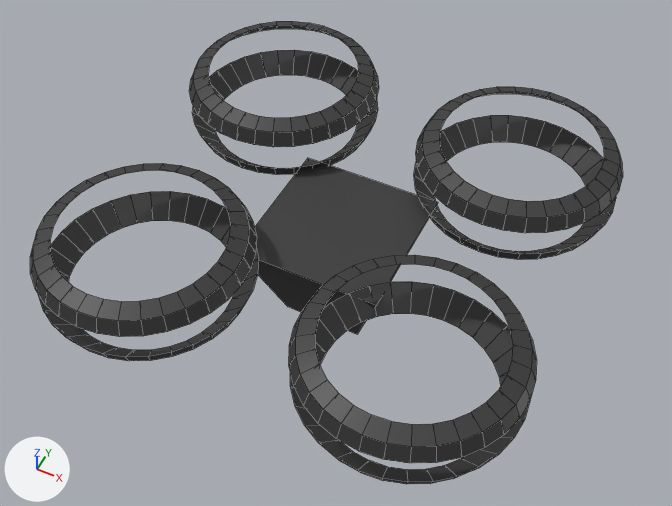
An edit to the Blender file Assets/Models/Environment/Actors/Drone.blend, drawn before and after from the same camera.
The view is the same before and after, from a 50 mm camera at (1.05, -2.13, 2.93) aimed at (0.0, -0.03, 0.3). The axes (+X, +Y, +Z) are drawn at lower left. The lights are the same throughout. Mesh edges are drawn as thin lines.

The scene before the commit, as lines of its bpy script (objects in view):
```python
me_cube = bpy.data.meshes.new('Cube')
me_cube.from_pydata([(0.279, 0.279, 0.42), (0.153, 0.153, 0.028), (0.279, -0.279, 0.42), (0.153, -0.153, 0.028), (-0.279, 0.279, 0.42), (-0.153, 0.153, 0.028), (-0.279, -0.279, 0.42), (-0.153, -0.153, 0.028)], [], [(0, 4, 6, 2), (3, 2, 6, 7), (7, 6, 4, 5), (5, 1, 3, 7), (1, 0, 2, 3), (5, 4, 0, 1)])
me_cube.materials.append(mat_frame)  # black #373737
me_sphere = bpy.data.meshes.new('Sphere')
me_sphere.from_pydata(...)  # 96 vertices, 96 faces; spans x -0.385..0.385, y -0.385..0.385, z 0.056..0.13
me_sphere.materials.append(mat_frame)  # black #373737
ob_body = bpy.data.objects.new('Body', me_cube)
ob_body.location = (0.0, 0.0, 0.0)
ob_shields = bpy.data.objects.new('Shields', me_sphere)
ob_shields.location = (-0.5, -0.5, 0.5)
ob_shields.rotation_euler = (0.0, 0.0, 1.571)  # degrees (0, 0, 90)
_m = ob_shields.modifiers.new('Array', 'ARRAY')
_m.count = 4
_m.use_constant_offset = True
_m.constant_offset_displace = (0.5, 0.5, 0.5)
_m.relative_offset_displace = (0.0, 0.0, 0.0)
_m.use_object_offset = True
_m.offset_object = ob_body
_m = ob_shields.modifiers.new('Mirror', 'MIRROR')
_m.use_axis = (False, False, True)
```
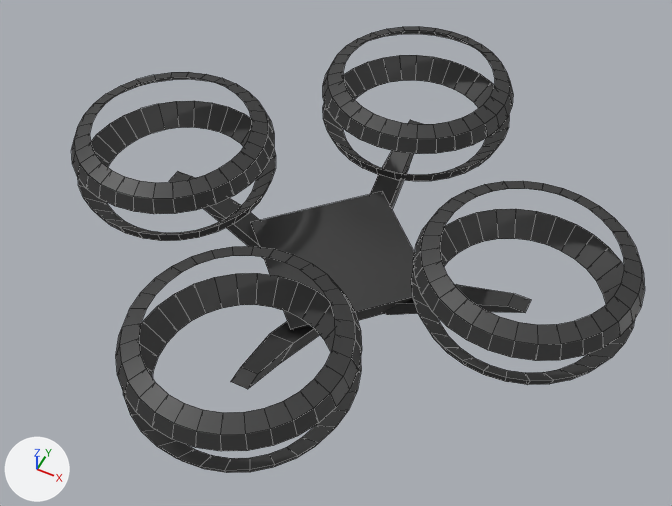
Commit message: added drone arms

Edits to the bpy script that builds the scene:
```text
Change me_cube:
    where me_cube.from_pydata(...)  # 8 vertices, 6 faces; spans x -0.279..0.279, y -0.279..0.279, z 0.028..0.42
    used by ob_body; location = (0.0, 0.0, 0.0)
    me_cube part 2
    me_cube.vertices[0].co: (0.279, 0.279, 0.42) -> (0.0, 0.394, 0.257)  # pixel (438, 202) -> pixel (382, 191)
    me_cube.vertices[1].co: (0.153, 0.153, 0.028) -> (0.0, 0.216, 0.028)
    me_cube.vertices[2].co: (0.279, -0.279, 0.42) -> (0.394, 0.0, 0.257)  # pixel (376, 305) -> not seen
    me_cube.vertices[3].co: (0.153, -0.153, 0.028) -> (0.216, 0.0, 0.028)  # pixel (357, 334) -> not seen
    me_cube.vertices[4].co: (-0.279, 0.279, 0.42) -> (-0.394, 0.0, 0.257)  # pixel (307, 157) -> pixel (250, 222)
    me_cube.vertices[5].co: (-0.153, 0.153, 0.028) -> (-0.216, 0.0, 0.028)
    me_cube.vertices[6].co: (-0.279, -0.279, 0.42) -> (0.0, -0.394, 0.257)  # not seen -> pixel (290, 329)
    me_cube.vertices[7].co: (-0.153, -0.153, 0.028) -> (0.0, -0.216, 0.028)  # pixel (287, 306) -> not seen
Change me_sphere:
    where me_sphere.from_pydata(...)  # 96 vertices, 96 faces; spans x -0.385..0.385, y -0.385..0.385, z 0.056..0.13
    used by ob_shields; location = (-0.5, -0.5, 0.5); rotation_euler = (0.0, 0.0, 1.571), in degrees (0, 0, 90)
    me_sphere part 1: the whole mesh is turned 45 degrees about the z axis through its middle, then moved by (-0.207, -0.5, 0.0)
Add me_cube_1:
    me_cube_1.from_pydata([(0.047, -0.554, 0.28), (0.033, -0.74, 0.362), (-0.047, -0.554, 0.28), (-0.033, -0.74, 0.362), (0.047, -0.459, 0.28), (0.033, -0.675, 0.362), (-0.047, -0.459, 0.28), (-0.033, -0.675, 0.362), (-0.052, -0.234, 0.083), (0.052, -0.234, 0.083), (-0.052, -0.13, 0.083), (0.052, -0.13, 0.083)], [], [(0, 1, 3, 2), (2, 3, 7, 6), (6, 7, 5, 4), (4, 5, 1, 0), (6, 4, 11, 10), (7, 3, 1, 5), (8, 10, 11, 9), (4, 0, 9, 11), (2, 6, 10, 8), (0, 2, 8, 9)])
    me_cube_1.materials.append(mat_frame)  # black #373737
Add ob_arm:
    ob_arm = bpy.data.objects.new('Arm', me_cube_1)
    ob_arm.location = (0.0, 0.0, 0.0)
    ob_arm.rotation_euler = (0.0, 0.0, 1.571)  # degrees (0, 0, 90)
    _m = ob_arm.modifiers.new('Array', 'ARRAY')
    _m.count = 4
    _m.use_constant_offset = True
    _m.constant_offset_displace = (0.0, 0.0, 0.0)
    _m.relative_offset_displace = (0.0, 0.0, 0.0)
    _m.use_object_offset = True
    _m.offset_object = ob_body
```

Changed parts and their boxes [x1, y1, x2, y2] in the pictures (672 x 506 px):
'Shields', mesh turned, reshaped
    before: [30, 21, 623, 484]
    after: [72, 26, 645, 473]
'Body', reshaped (10% narrower, 21% shorter)
    before: [255, 158, 438, 334]
    after: [250, 191, 414, 330]
'Arm', added (black)
    after: [169, 120, 531, 389]
